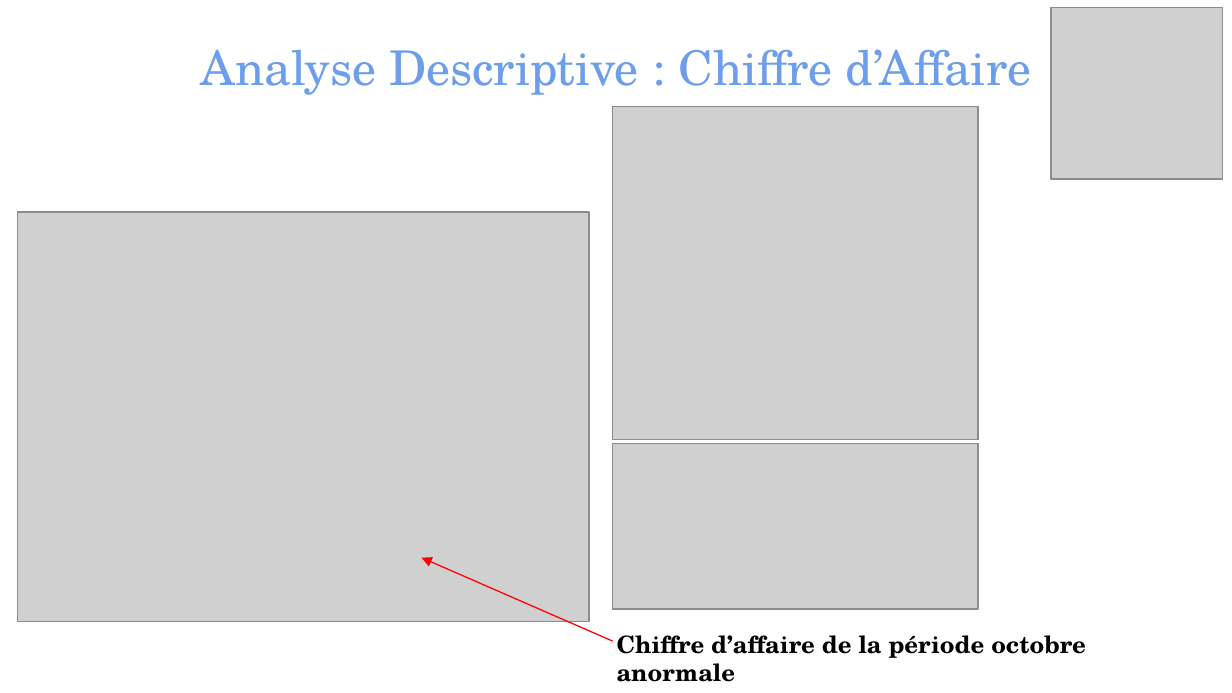
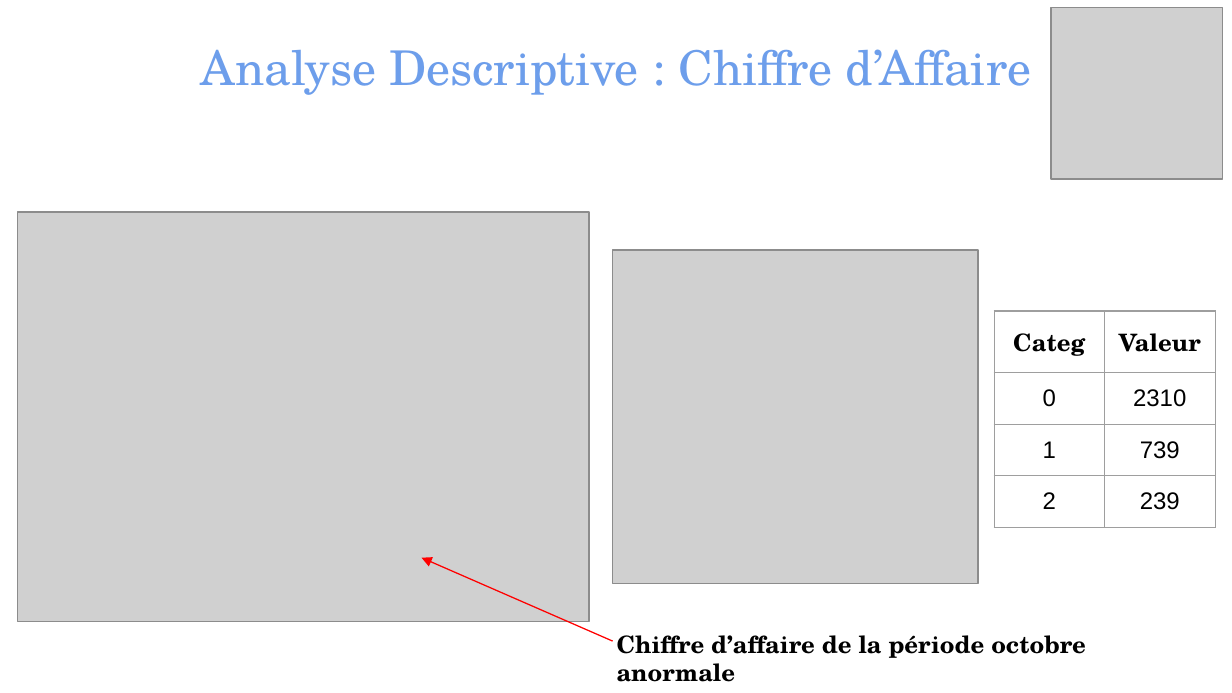
Before and after one commit to TheoChastrePradat/P4_Analyse_Vente, a slide deck: slide 9 of Python/Projet 4 - Soutenance _ Rester livres.pptx (slide 14 before the commit). Drawn at 1232x693 pixels with LibreOffice and Linux fonts; fonts in the diff are those of the drawing; grey boxes stand for pictures. Boxes give left, top, right and bottom in pixels: in the first picture for what was removed or moved away, otherwise in the second. Text is boxed around its words. In the diff, an @@ line names an element or a change of style, - is before the commit and + after.

```diff
--- a/Python/Projet 4 - Soutenance _ Rester livres.pptx
+++ b/Python/Projet 4 - Soutenance _ Rester livres.pptx
@@ picture: place and size @@
-picture at (612, 106, 978, 440)
+picture at (612, 250, 978, 584)
@@ table added at (994, 310, 1216, 693), 4 rows, 2 columns @@
+Categ | Valeur
+0 | 2310
+1 | 739
+2 | 239
@@ picture removed at (612, 444, 978, 609) @@
```
Also in this commit, not shown: 9 other slides changed, 3 slides added, 9 slides removed.
